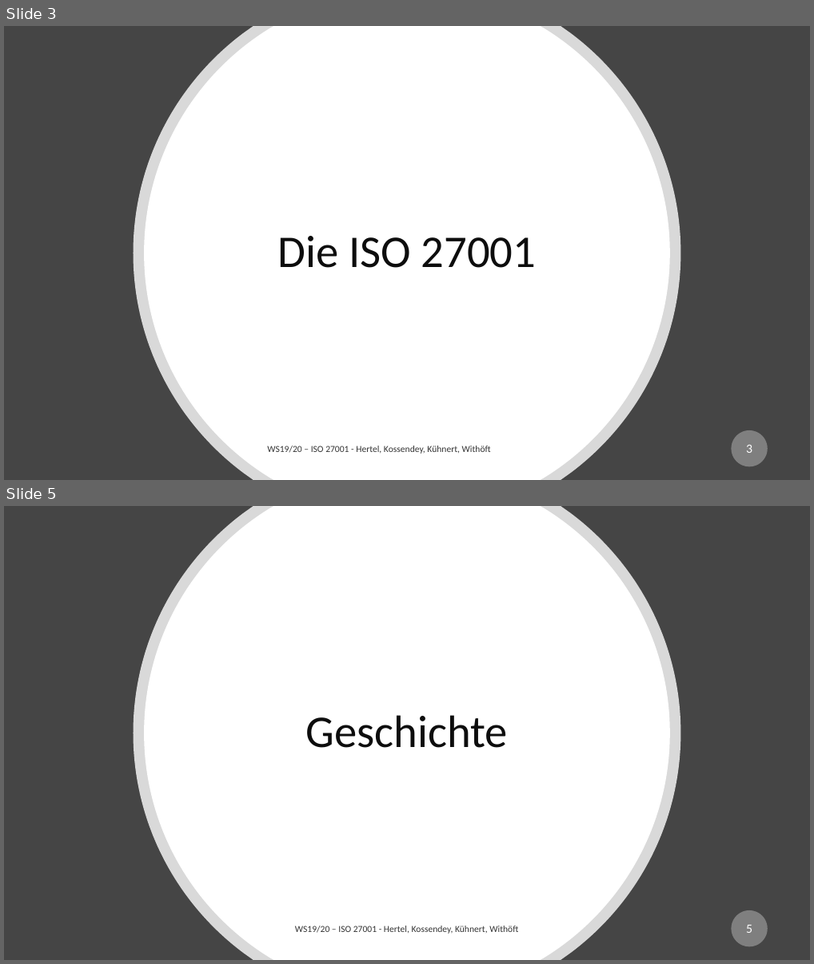
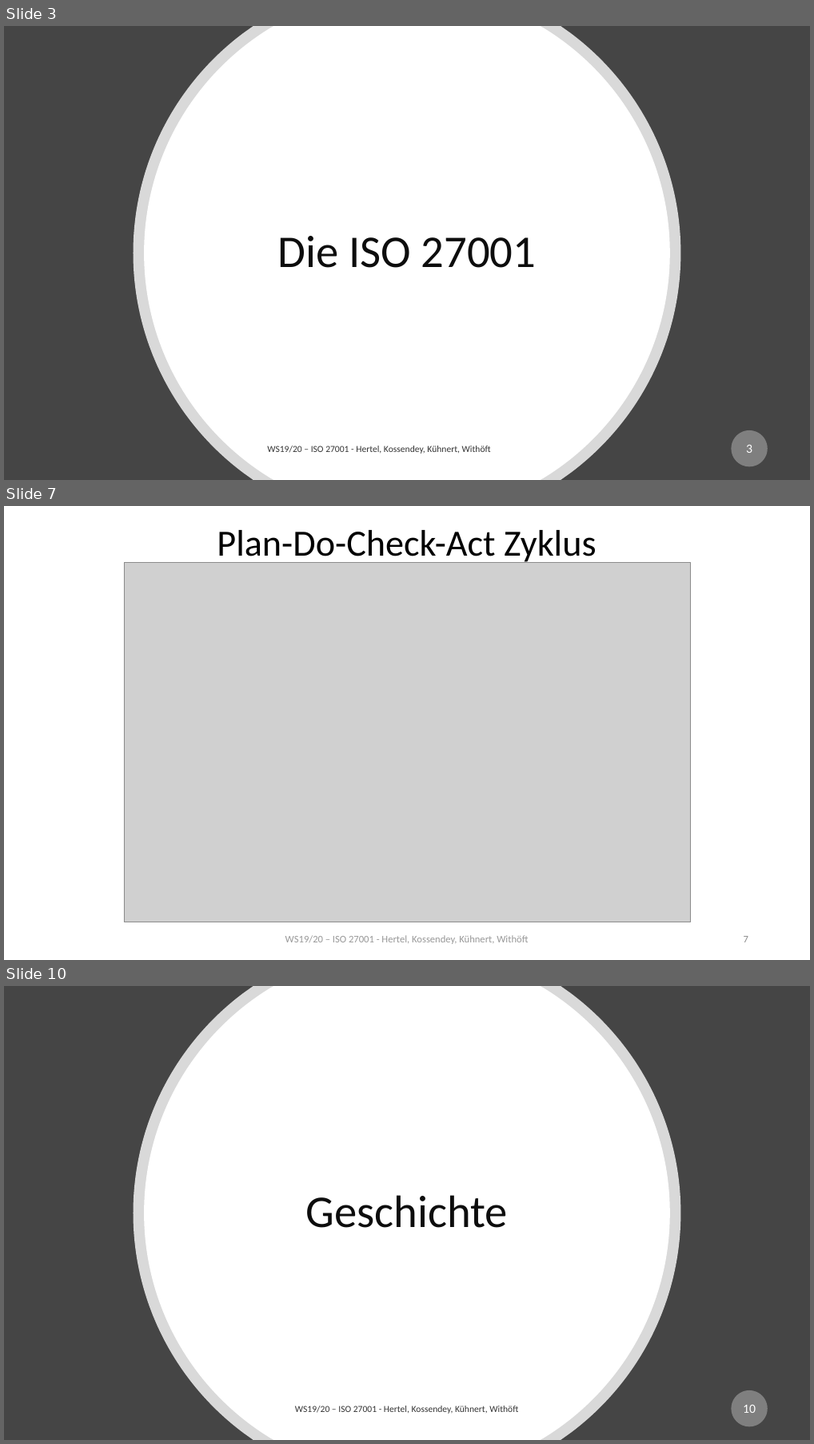
Before and after one commit to mwithoeft/SicherheitUndZuverlaessigkeit, a slide deck: merged.pptx. Shown one above the other, each under a label of ours: slides 3 and 5 before the commit, slides 3, 7 and 10 after it; the slides between them are not shown. The pictures are 814x964 and 814x1444 pixels, drawn with LibreOffice and Linux fonts; fonts in the diff are those of the drawing; grey boxes stand for pictures. Boxes give left, top, right and bottom in pixels: in the first picture for what was removed or moved away, otherwise in the second. Text is boxed around its words. In the diff, an @@ line names an element or a change of style, - is before the commit and + after.

```diff
--- a/merged.pptx
+++ b/merged.pptx
@@ slide 7 added at (x1=4, y1=506, x2=810, y2=960), background #FFFFFF @@
@@ title added at (x1=217, y1=530, x2=597, y2=564), 44 pt, text #000000 @@
+Plan-Do-Check-Act Zyklus
@@ picture added at (x1=124, y1=563, x2=690, y2=922) @@
@@ text added at (x1=286, y1=935, x2=528, y2=944), 12 pt, text #808080 at 80% opacity @@
+WS19/20 – ISO 27001 - Hertel, Kossendey, Kühnert, Withöft
@@ page number added at (x1=744, y1=936, x2=749, y2=942), 12 pt, text #8C8C8C @@
+7
@@ what was slide 5 is now slide 10 @@
@@ page number at (x1=743, y1=1404, x2=756, y2=1412): text changed @@
-5
+10
```
Also in this commit, not shown: 4 slides changed, 26 other slides added.
